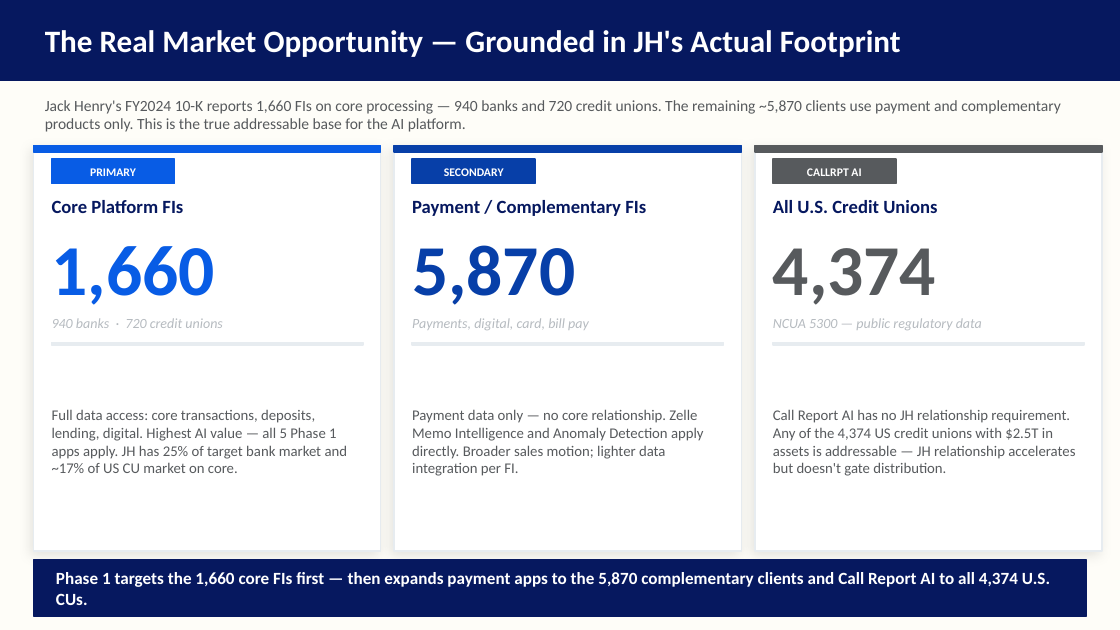
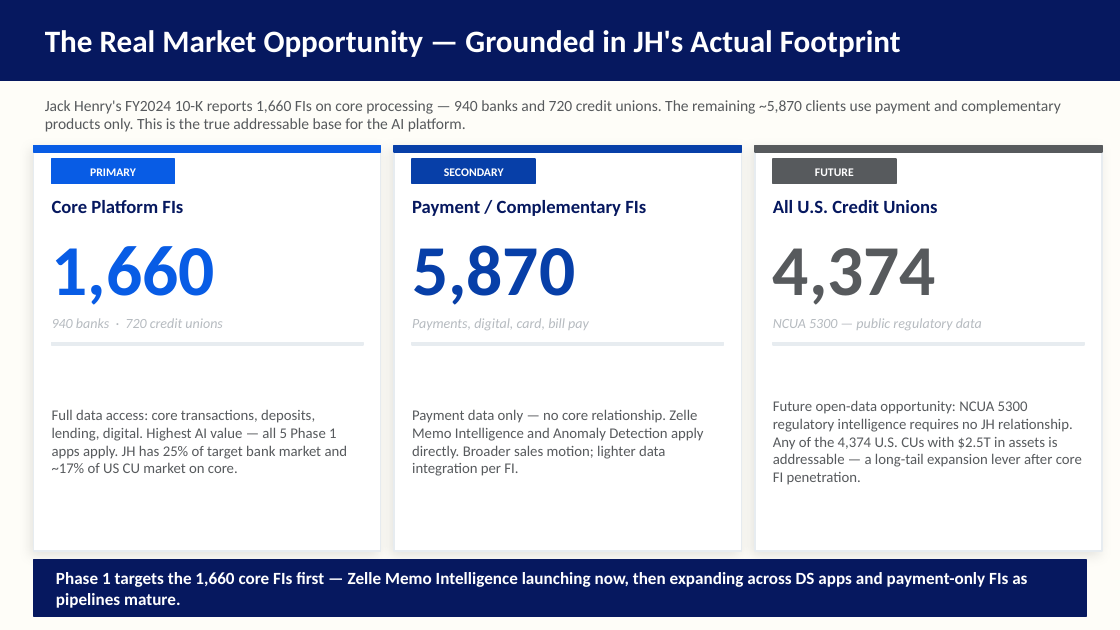
Before and after one commit to MonkeyWrenchGang/jhai_presentations, a slide deck: slide 3 of JH_DS_Strategy_JHBI.pptx. Drawn at 1120x630 pixels with LibreOffice and Linux fonts; fonts in the diff are those of the drawing. Boxes give left, top, right and bottom in pixels: in the first picture for what was removed or moved away, otherwise in the second. Text is boxed around its words. In the diff, an @@ line names an element or a change of style, - is before the commit and + after.

```diff
--- a/JH_DS_Strategy_JHBI.pptx
+++ b/JH_DS_Strategy_JHBI.pptx
@@ text at box(815, 168, 854, 176): text changed @@
-CALLRPT AI
+FUTURE
@@ text at box(773, 400, 1082, 485): text changed @@
-Call Report AI has no JH relationship requirement. Any of the 4,374 US credit unions with $2.5T in assets is addressable — JH relationship accelerates but doesn't gate distribution.
+Future open-data opportunity: NCUA 5300 regulatory intelligence requires no JH relationship. Any of the 4,374 U.S. CUs with $2.5T in assets is addressable — a long-tail expansion lever after core FI penetration.
@@ text at box(56, 572, 1027, 608): text changed @@
-Phase 1 targets the 1,660 core FIs first — then expands payment apps to the 5,870 complementary clients and Call Report AI to all 4,374 U.S. CUs.
+Phase 1 targets the 1,660 core FIs first — Zelle Memo Intelligence launching now, then expanding across DS apps and payment-only FIs as pipelines mature.
```
Also in this commit, not shown: 6 other slides changed, 2 slides added, 3 slides removed, 3 other files.
